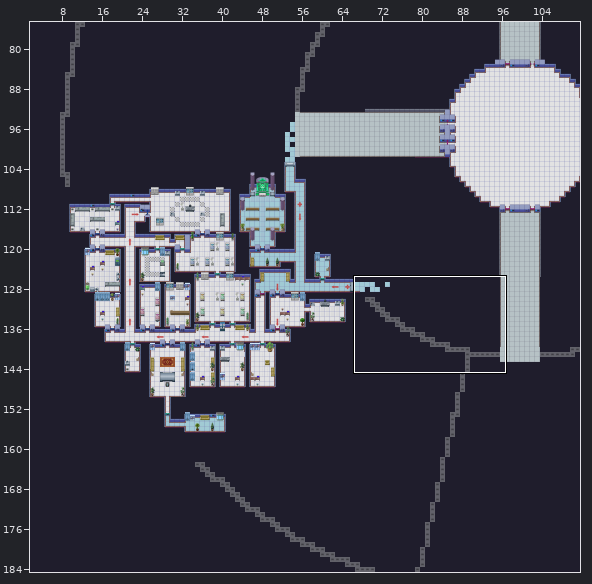
Two versions of a level (Tiled map, gamedata/map/new_map.tmx). Above, an overview of the earlier version with the close-up marked.
Close-up. Old version:
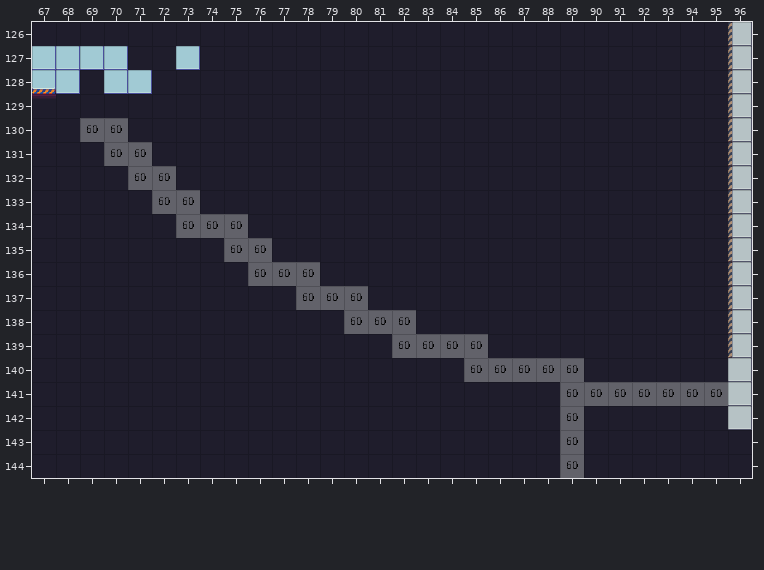
Cells are 32x32 px. Shown: x 67..96, y 126..144. The commit also changed other parts of the map, which this record leaves out.
Now the later version:
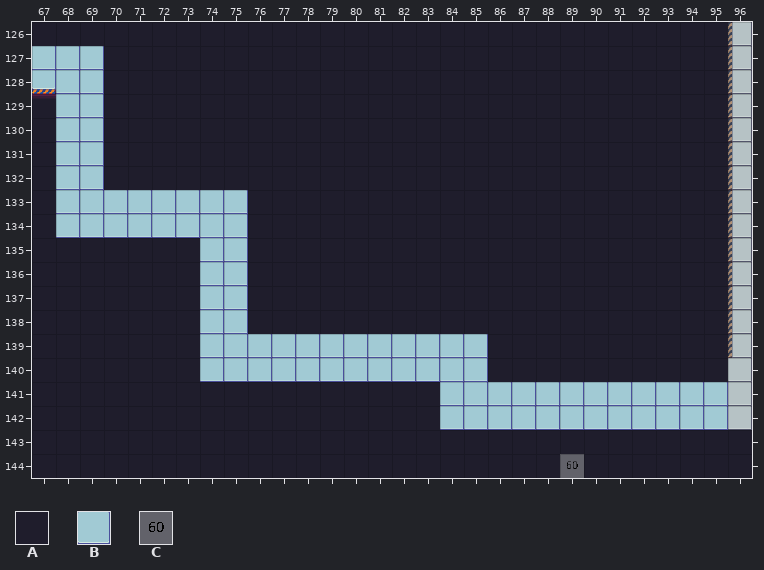
Key: from "TILES": A 2, B 61; from "numbers": C 59.
_ is an empty cell.
What changed:
Layer "floor (это пол, по которому мы":
Tile A replaces tile B in row 127 at x 70 and 73; in row 128 at x 70 to 71.
Tile A replaces tile C in row 130 at x 70; in row 131 at x 70 to 71; in row 132 at x 71 to 72; in row 135 at x 76; in row 136 at x 76 to 78; in row 137 at x 78 to 80.
Tile A replaces tile C in row 138 at x 80 to 82; in row 140 at x 86 to 89; in row 143 at x 89.
Tile B replaces tile A in row 128 at x 69; in row 129 at x 68 to 69; in row 130 at x 68; in rows 131 to 132 at x 68 to 69; in row 133 at x 68 to 71 and 74 to 75; in row 134 at x 68 to 72.
Tile B replaces tile A in row 135 at x 74; in rows 136 to 138 at x 74 to 75; in row 139 at x 74 to 81; in row 140 at x 74 to 84; in row 141 at x 84 to 88; in row 142 at x 84 to 88 and 90 to 95.
Tile B replaces tile C in row 130 at x 69; in row 133 at x 72 to 73; in row 134 at x 73 to 75; in row 135 at x 75; in row 139 at x 82 to 85; in row 140 at x 85.
Tile B replaces tile C in row 141 at x 89 to 95; in row 142 at x 89.
